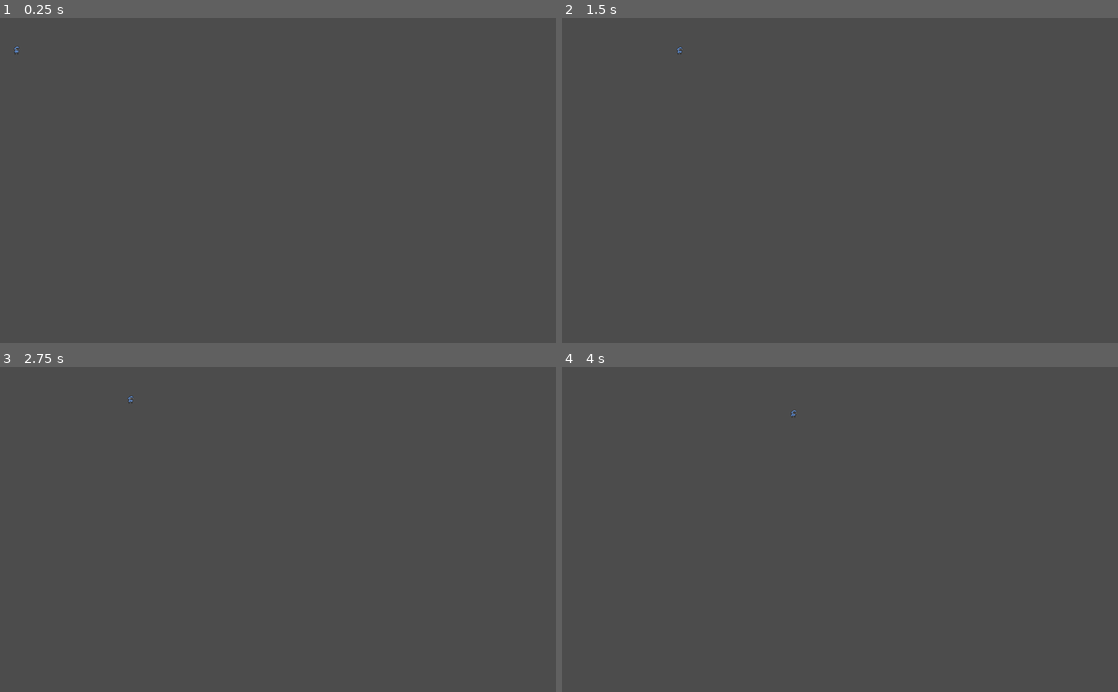
Above: before the commit, frames 1-4 (two rows, left to right).
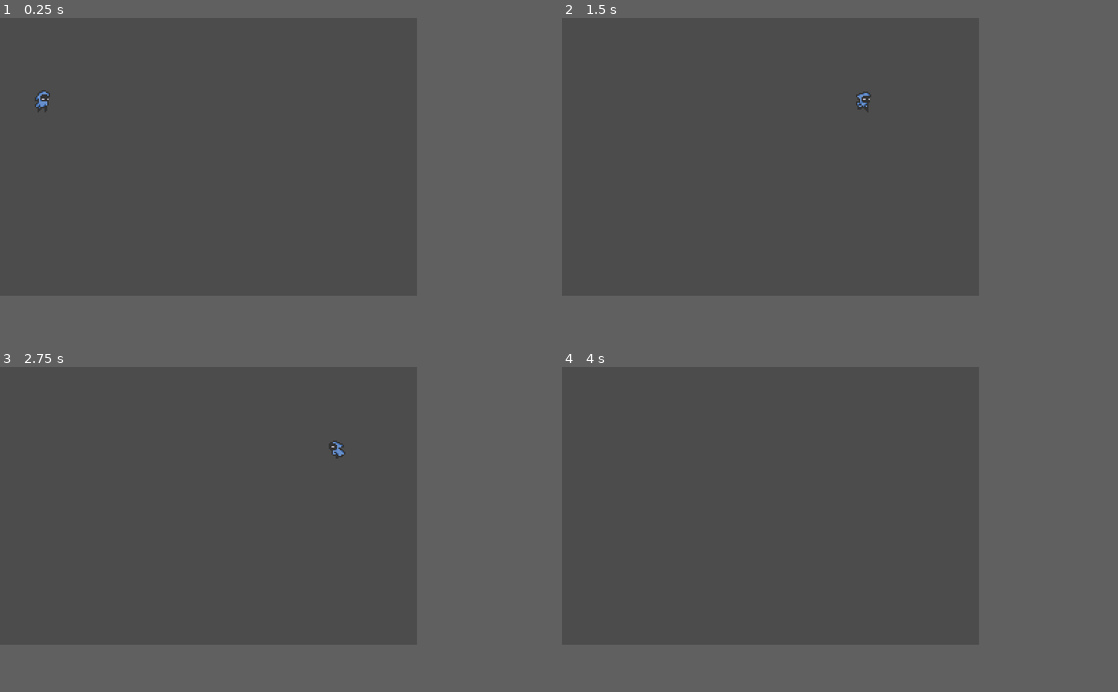
Above: after the commit, the same moments.

Repository: Lagswastaken/Platformer
Game: Godot game, scene res://World.tscn
Same seed, same stepped clock (60 frames per second), same inputs: the game is played once before the commit and once after it. The project has no main scene, so this scene is started directly.
Inputs:
- Up to frame 1 (0.25 s): no input
- Up to frame 2 (1.5 s): hold Right (right) from 0.53 s (still down); tap Space (jump) at 0.6, 0.77, 1.07, 1.35 s
- Up to frame 3 (2.75 s): tap Space (jump) at 1.52, 1.82, 2.1 s; release Right (right) at 2.03 s; hold A (left) from 2.03 s (still down)
- Up to frame 4 (4 s): release A (left) at 2.78 s; hold Right (right) from 2.78 s (still down); tap Space (jump) at 2.85, 3.02, 3.32, 3.6, 3.77 s
In our replay, the window is 800x468 before the commit and 600x400 after it. These sizes can differ from the game's own. Grey fills any space a smaller window leaves; there, only what the larger window draws over its background counts as a difference.

The runs differ from the first frame. In frame 1, 0.1% of the frame differs, in the area x 2-9%, y 8-30%; in frame 2, 0.1%; in frame 3, 0.1%; in frame 4, less than 0.1%.

Commit message:
Aded jump

Diff:
--- a/Scenes/Player.gd
+++ b/Scenes/Player.gd
@@ -21,9 +21,29 @@
 	pass
 
 func update_animation(anim):
+	if velocity.x < 0:
+		$Sprite.flip_h = true
+	elif velocity.x > 0:
+		$Sprite.flip_h = false
+	match(anim):
+		state.FALL:
+			$AnimationPlayer.play("Falling")
+		state.ATTACK:
+			$AnimationPlayer.play("Attack")
+		state.IDLE:
+			$AnimationPlayer.play("Idle")
+		state.JUMP:
+			$AnimationPlayer.play("Jumping")
+		state.PUSHING:
+			$AnimationPlayer.play("Pushing")
+		state.RUNNING:
+			$AnimationPlayer.play("Running")
 	pass
 
-func handle_state(state):
+func handle_state(player_state):
+	match(player_state):
+		state.STARTJUMP:
+			velocity.y = jump_speed
 	pass
 
 func get_input():
@@ -37,7 +57,7 @@
 	get_input()
 	if velocity == Vector2.ZERO:
 		player_state  = state.IDLE
-	elif Input.is_action_just_pressed("jump") and is_on_floor():
+	if Input.is_action_just_pressed("jump") and is_on_floor():
 		player_state = state.STARTJUMP
 	elif velocity.x != 0:
 		player_state = state.RUNNING
--- a/project.godot
+++ b/project.godot
@@ -12,6 +12,15 @@
 
 config/name="Platformer"
 config/icon="res://icon.png"
+
+[display]
+
+window/size/width=300
+window/size/height=200
+window/size/test_width=1200
+window/size/test_height=800
+window/stretch/mode="2d"
+window/stretch/aspect="keep"
 
 [importer_defaults]
 
